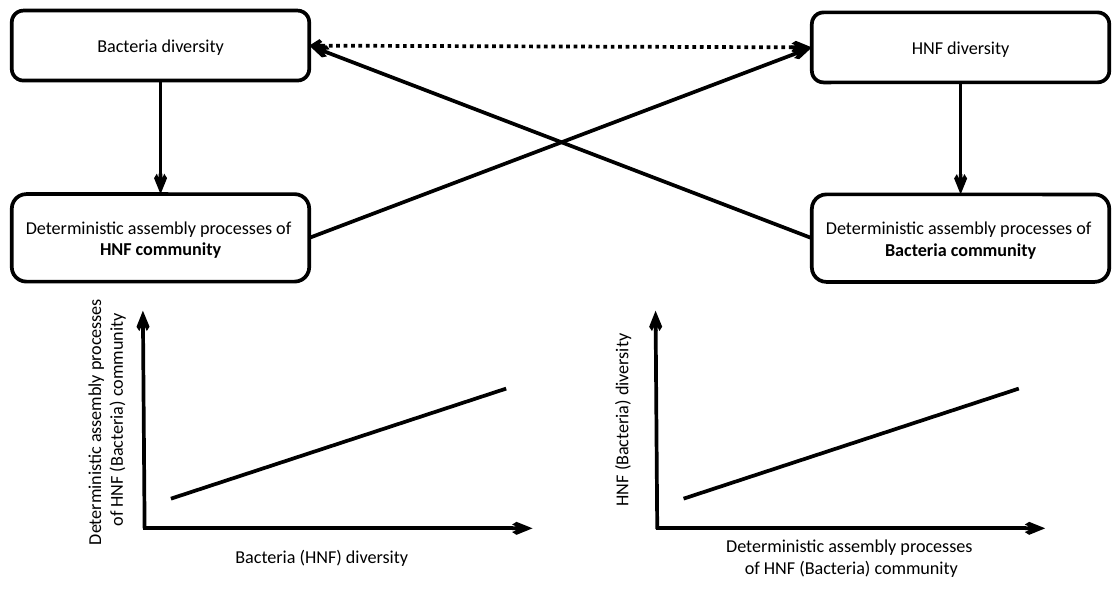
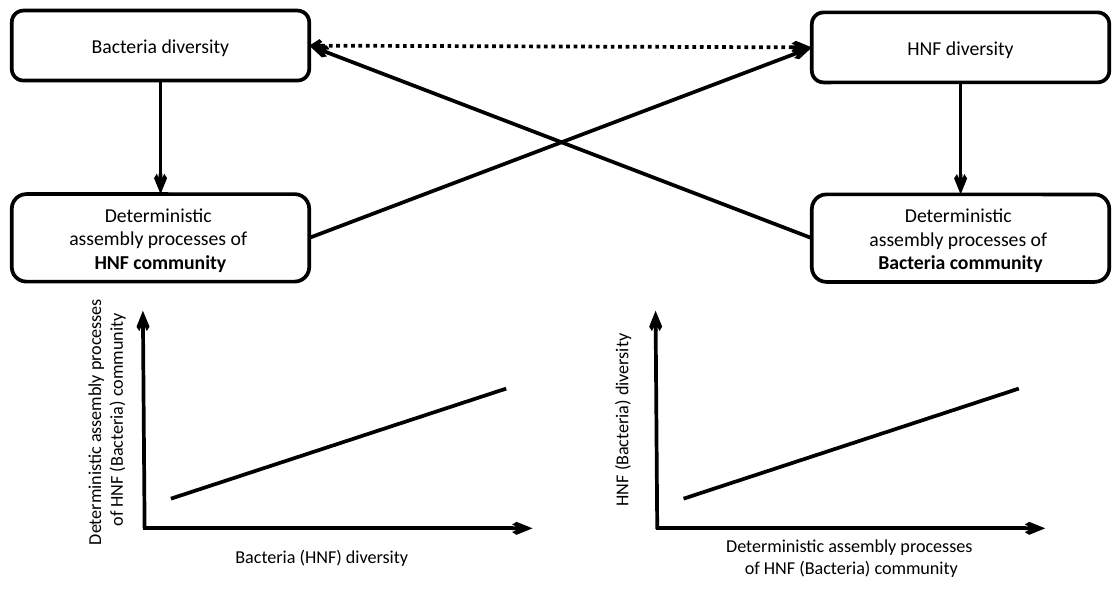
Before and after one commit to OscarFHC/PdPy_Div, a slide deck: slide 4 of Presentation/HypoFigs.pptx (slide 1 before the commit). Drawn at 1120x595 pixels with LibreOffice and Linux fonts; fonts in the diff are those of the drawing. Boxes give left, top, right and bottom in pixels: in the first picture for what was removed or moved away, otherwise in the second. Text is boxed around its words. In the diff, an @@ line names an element or a change of style, - is before the commit and + after.

```diff
--- a/Presentation/HypoFigs.pptx
+++ b/Presentation/HypoFigs.pptx
@@ rounded rectangle "Bacteria diversity" at box(12, 11, 309, 81): size 14.6 to 16 pt @@
@@ rounded rectangle "HNF diversity" at box(812, 12, 1109, 83): size 14.6 to 16 pt @@
@@ text in rounded rectangle at box(69, 208, 247, 249): text changed; size 14.6 to 16 pt @@
-Deterministic assembly processes of
+Deterministic
+assembly processes of
@@ text in rounded rectangle at box(869, 208, 1047, 250): text changed; size 14.6 to 16 pt @@
-Deterministic assembly processes of
+Deterministic
+assembly processes of
@@ text in rounded rectangle at box(95, 255, 226, 272): size 14.6 to 16 pt in "HNF community" @@
@@ text in rounded rectangle at box(878, 255, 1043, 272): size 14.6 to 16 pt in "Bacteria community" @@
```
Also in this commit, not shown: 7 slides added, 15 other files.
